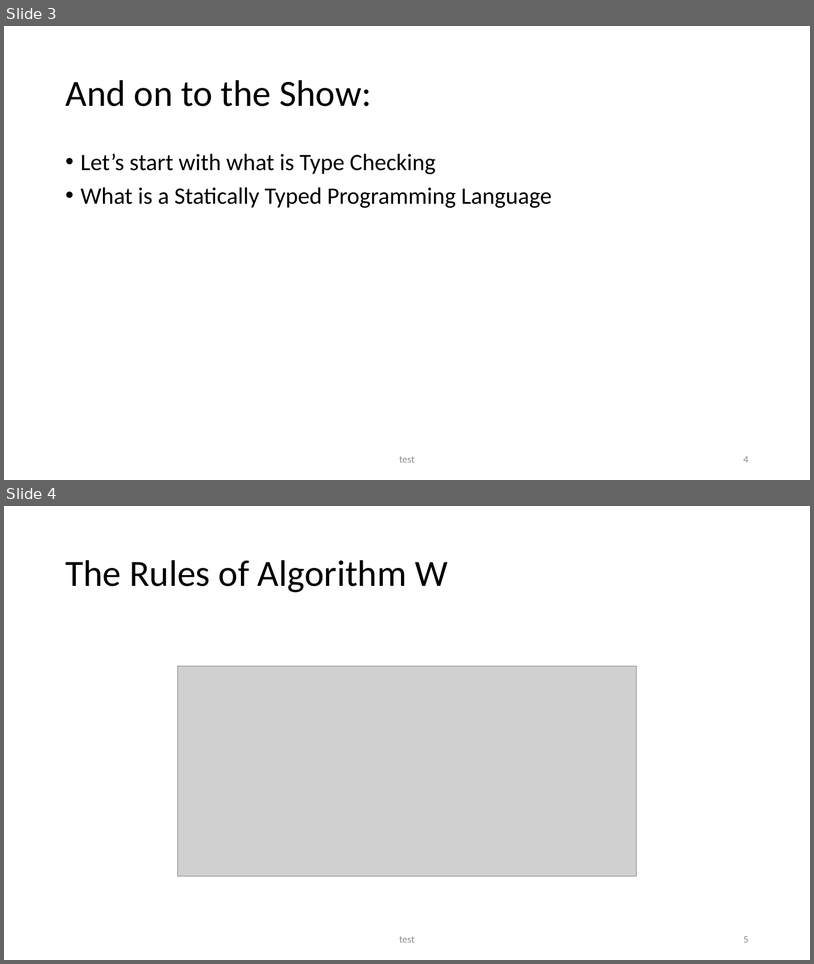
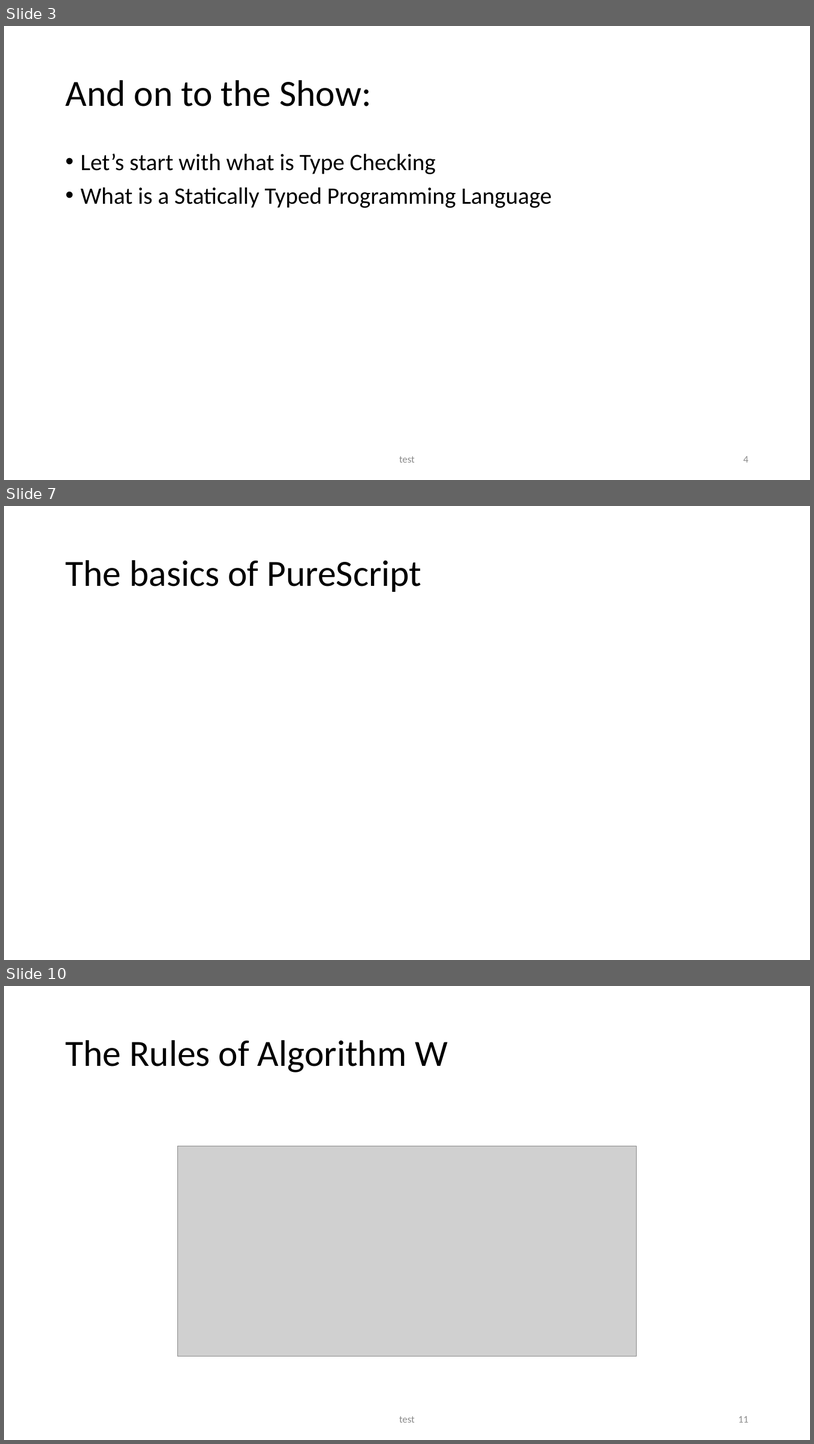
Before and after one commit to seanwestfall/algorithm_w_presentation, a slide deck: Presentation1.pptx. Shown one above the other, each under a label of ours: slides 3 and 4 before the commit, slides 3, 7 and 10 after it; the slides between them are not shown. The pictures are 814x964 and 814x1444 pixels, drawn with LibreOffice and Linux fonts; fonts in the diff are those of the drawing; grey boxes stand for pictures. Boxes give left, top, right and bottom in pixels: in the first picture for what was removed or moved away, otherwise in the second. Text is boxed around its words. In the diff, an @@ line names an element or a change of style, - is before the commit and + after.

```diff
--- a/Presentation1.pptx
+++ b/Presentation1.pptx
@@ slide 7 added at [4, 506, 810, 960], background #FFFFFF @@
@@ title added at [65, 560, 422, 592], 44 pt, text #000000 @@
+The basics of PureScript
@@ what was slide 4 is now slide 10 @@
@@ page number at [738, 1416, 749, 1422]: text changed @@
-5
+11
```
Also in this commit, not shown: 1 slide changed, 10 other slides added.
